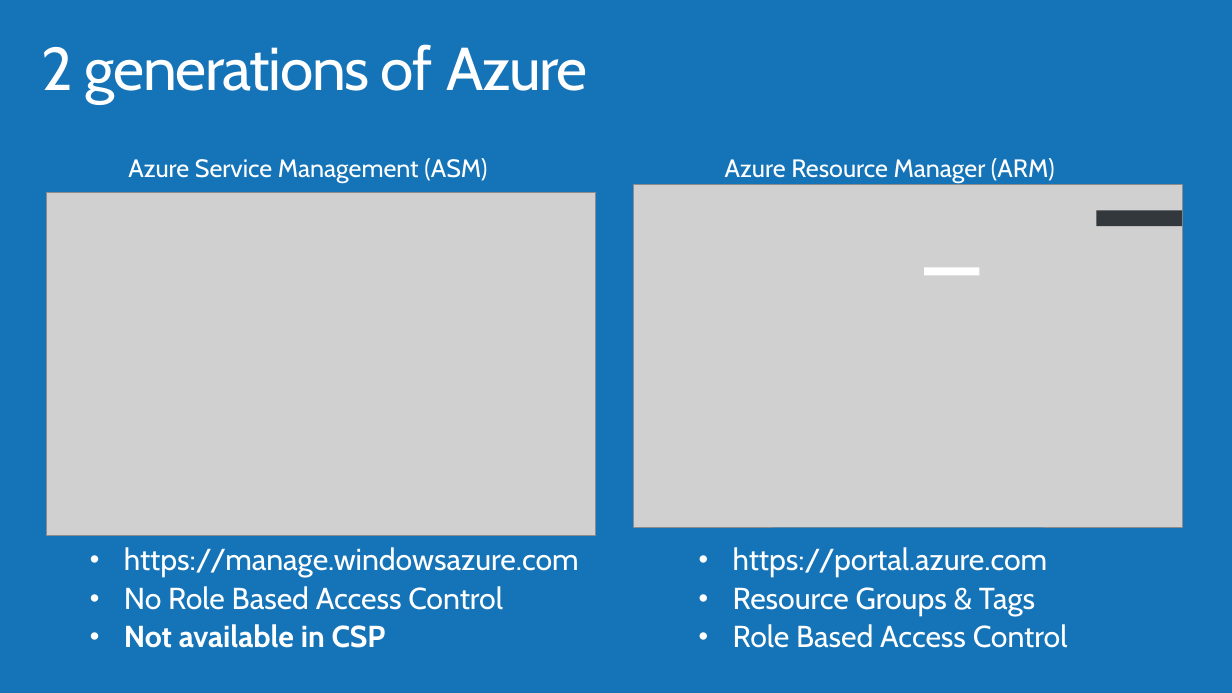
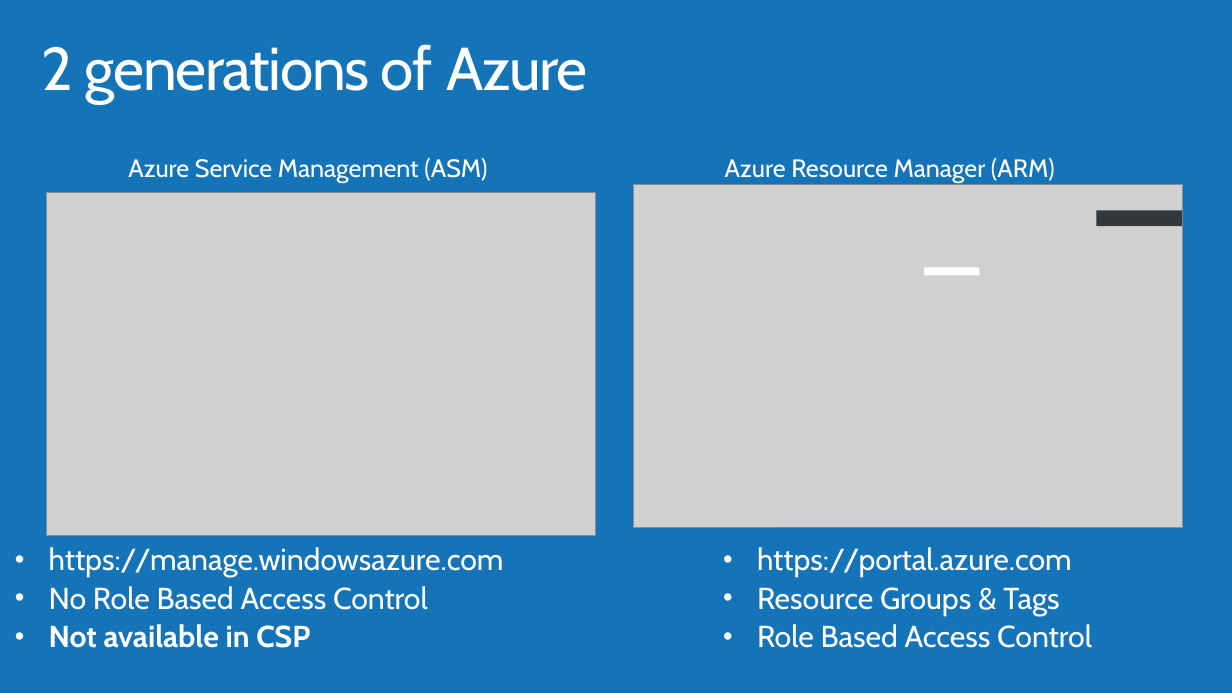
Before and after one commit to AzureCAT-GSI/Designing-and-Managing-Azure-Subscriptions, a slide deck: slide 17 of Designing and Managing Azure Subscriptions.pptx. Drawn at 1232x693 pixels with LibreOffice and Linux fonts; fonts in the diff are those of the drawing; grey boxes stand for pictures; background and template pictures are left out. Boxes give left, top, right and bottom in pixels: in the first picture for what was removed or moved away, otherwise in the second. Text is boxed around its words. In the diff, an @@ line names an element or a change of style, - is before the commit and + after.

```diff
--- a/Designing and Managing Azure Subscriptions.pptx
+++ b/Designing and Managing Azure Subscriptions.pptx
@@ text "https://manage.windowsazure.com": place and size @@
-text "https://manage.windowsazure.com" at [124, 547, 579, 648]
+text "https://manage.windowsazure.com" at [49, 547, 504, 648]
@@ text "https://portal.azure.com": place and size @@
-text "https://portal.azure.com" at [733, 547, 1068, 648]
+text "https://portal.azure.com" at [757, 547, 1092, 648]
```
Also in this commit, not shown: 1 slide added, 1 slide removed.
